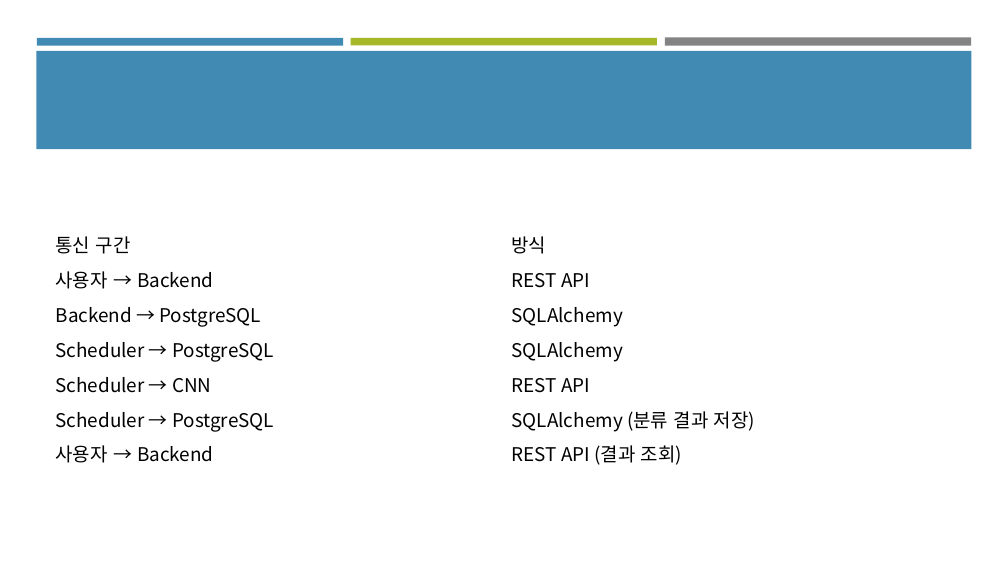
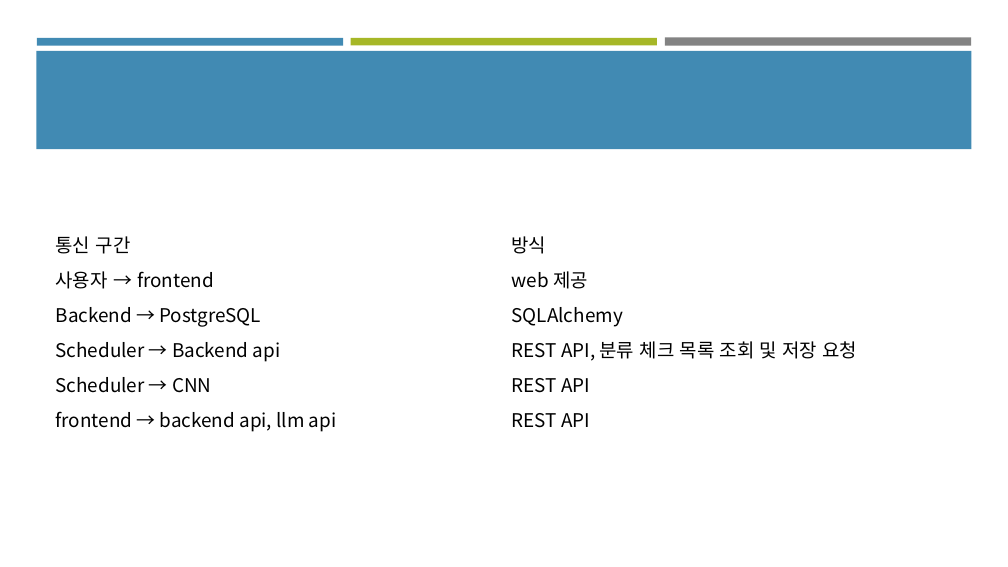
Before and after one commit to mkim0203/yolo_mini_project, a slide deck: slide 5 of 창고관리.pptx. Drawn at 1008x567 pixels with LibreOffice and Linux fonts; fonts in the diff are those of the drawing. Boxes give left, top, right and bottom in pixels: in the first picture for what was removed or moved away, otherwise in the second. Text is boxed around its words. In the diff, an @@ line names an element or a change of style, - is before the commit and + after.

```diff
--- a/창고관리.pptx
+++ b/창고관리.pptx
@@ table at box(48, 227, 960, 436) @@
-row 2, column 1: 사용자 → Backend
+row 2, column 1: 사용자 → frontend
-row 2, column 2: REST API
+row 2, column 2: web 제공
-row 4, column 1: Scheduler → PostgreSQL
+row 4, column 1: Scheduler → Backend api
-row 4, column 2: SQLAlchemy
+row 4, column 2: REST API, 분류 체크 목록 조회 및 저장 요청
-row 6: Scheduler → PostgreSQL | SQLAlchemy (분류 결과 저장)
-row 7: 사용자 → Backend | REST API (결과 조회)
+row 6: frontend → backend api, llm api | REST API
```
Also in this commit, not shown: 1 other slide changed, 2 other files.
